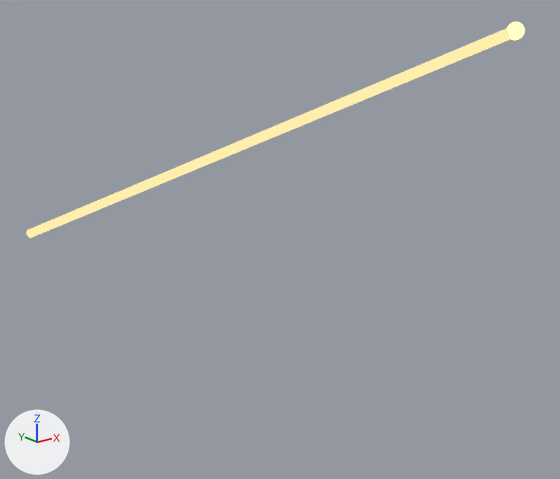
The Blender file 04-Shots/final/shot_11.blend, before and after one commit.
The view is the same before and after, from a 50 mm lens placed at (-6.42, -5.03, 4.02), pointed at (0.53, 3.65, 0.54). Lighting does not change. The marker at lower left points along +X, +Y and +Z.

Objects in the first picture: 'particles', 'path'.
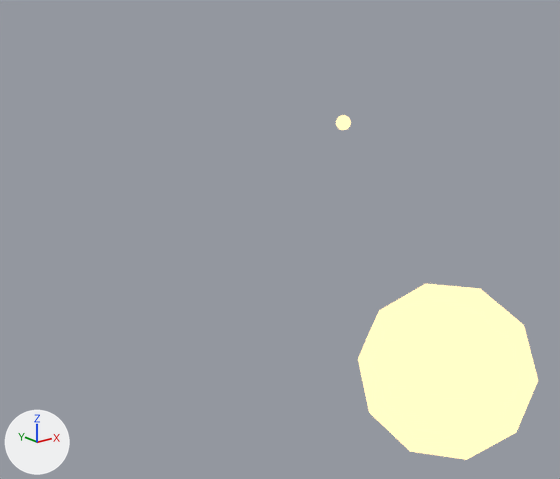
Boxes (x1, y1, x2, y2) around the edits, measured in the pictures (560 x 479 px):
'single_particle', shown
    after: (358, 283, 538, 460)
'path', no longer drawn (beige)
    before: (26, 28, 510, 238)
'particles', moved
    before: (507, 22, 525, 40)
    after: (336, 115, 351, 130)

The change, as a list of edits to the scene's bpy script:
```text
Add mat_material_003:
    mat_material_003 = bpy.data.materials.new('Material.003')
    # nodes: BsdfTransparent, Emission, MixShader, OutputMaterial, TexGradient
    # colours: beige #ffefad
Change cu_nurbspath:
    remove _sp.points.foreach_set('co', [-9.563, -0.207, 4.14, 1.0, -7.513, 0.0325, 3.213, 1.0, -5.462, 0.272, 2.286, 1.0, -3.412, 0.511, 1.358, 1.0, -1.361, 0.75, 0.431, 1.0])
    _sp: cu_nurbspath.splines.new('NURBS'); _sp.points.add(4) -> cu_nurbspath.splines.new('NURBS'); _sp.points.add(1)
    add _sp.points.foreach_set('co', [2.409, 4.314, 2.027, 1.0, -7.24, 13.46, 0.422, 1.0])
    _sp.order_u: 5 -> 2
    remove cu_nurbspath.materials.append(mat_material)  # beige #ffefad
    remove cu_nurbspath.path_duration = 23
    add cu_nurbspath.materials.append(mat_material_003)
    add cu_nurbspath.bevel_factor_end = 0.0
Change ob_particles:
    ob_particles.location: (2.95, 1.54, 3.57) -> (2.41, 4.33, 2.03)
Change ob_path:
    ob_path.rotation_euler: (0.0, 0.0, 2.021) -> (0.0, 0.0, 0.0)  # degrees (0, 0, 116) -> degrees (0, 0, 0)
    ob_path.location: (-1.39, 10.06, -0.57) -> (0.0, 0.0, 0.0)
Change ob_single_particle:
    remove ob_single_particle.hide_set(True)  # its collection is switched off
```
